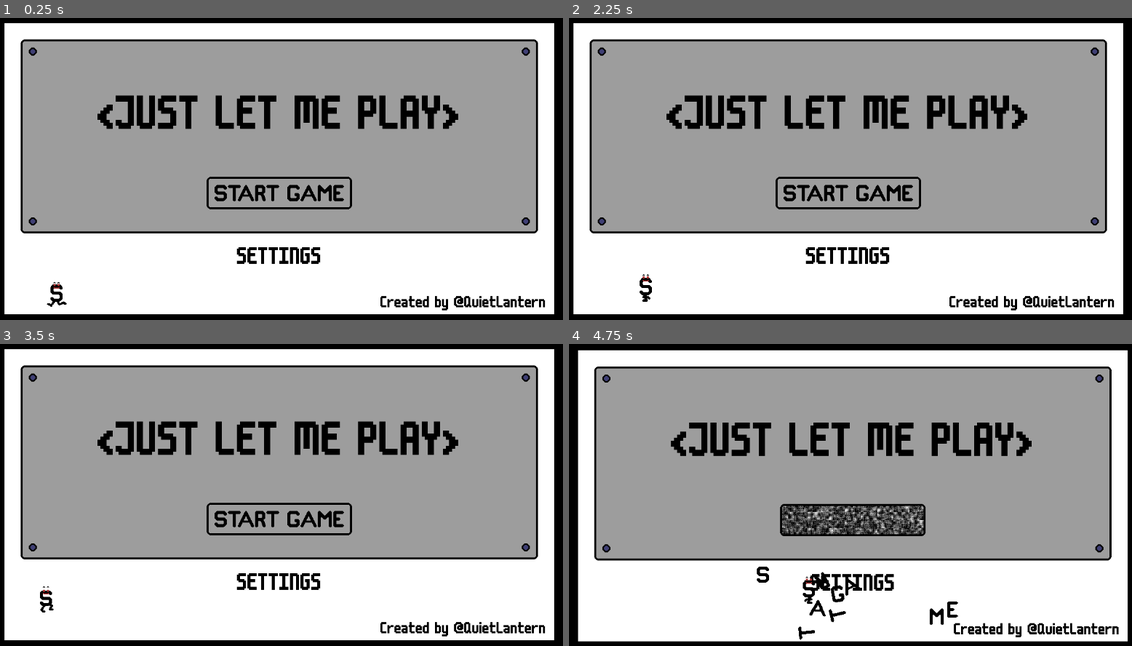
Above: before the commit, frames 1-4 (two rows, left to right).
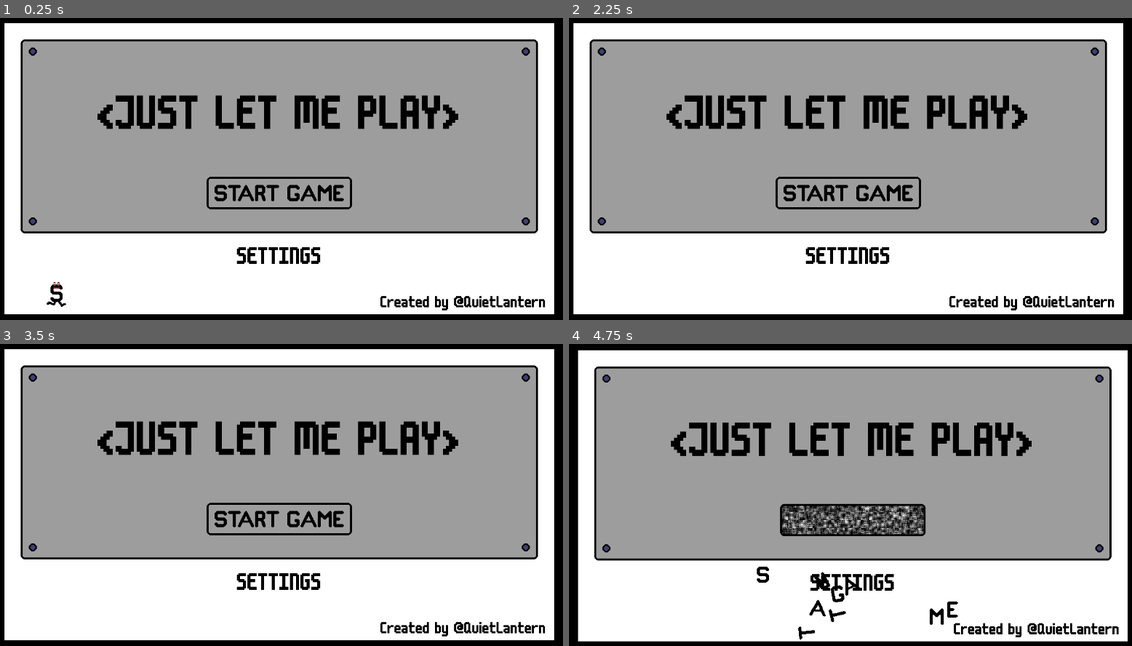
Above: after the commit, the same moments.

Repository: conor-wilson/secret-sapphire
Game: Godot game, scene res://scenes/main.tscn
Same seed, same stepped clock (60 frames per second), same inputs: the game is played once before the commit and once after it.
Inputs (mouse positions are in pixels of both pictures, inside the frame that each line leads up to):
- Up to frame 1 (0.25 s): no input
- Up to frame 2 (2.25 s): tap Enter (ui_accept) at 0.5, 0.6, 0.77, 1.07 s; move the mouse to (850, 135) at 0.52 s; hold Right (ui_right) 0.53-1.25 s; click (850, 135) at 0.67 s; click "SETTINGS" at 1.25 s; click "BACK" at 2 s
- Up to frame 3 (3.5 s): move the mouse to (281, 461) at 2.77 s; hold Right (ui_right) from 2.78 s (still down); click (281, 461) at 2.85 s; tap Enter (ui_accept) at 3.02, 3.05, 3.32 s
- Up to frame 4 (4.75 s): move the mouse to (850, 519) at 3.52 s; release Right (ui_right) at 3.53 s; hold Left (ui_left) 3.53-4.28 s; tap Enter (ui_accept) at 3.6, 4.52, 4.55 s; click (850, 519) at 3.67 s; move the mouse to (602, 377) at 4.27 s; hold Right (ui_right) from 4.28 s (still down); click (602, 377) at 4.35 s

The runs differ from the first frame. In frame 1, less than 0.1% of the frame differs, in the area x 8-12%, y 93-96%; in frame 2, 0.1%; in frame 3, 0.1%; in frame 4, 1.7%, in the area x 37-64%, y 53-87%.

Commit message:
Fixed up letter jump animation

Diff:
--- a/let-me-play/running_letter.gd
+++ b/let-me-play/running_letter.gd
@@ -2,7 +2,7 @@
 
 
 const SPEED = 300.0
-const JUMP_VELOCITY = -400.0
+const JUMP_VELOCITY = -600.0
 
 @export var direction:Vector2 = Vector2.RIGHT
 var activated:bool=false
@@ -25,7 +25,9 @@
 	#var direction := Input.get_axis("ui_left", "ui_right")
 	#if direction:
 	if activated:
+		_set_animation()
 		velocity.x = direction.x * SPEED
+		_check_apex()
 	#else:
 		#velocity.x = move_toward(velocity.x, 0, SPEED)
 
@@ -37,13 +39,11 @@
 		$ChangeDirTimer.start(randf_range(0.1, 1))
 		$JumpTimer.start(randf_range(0.1, 1))
 		activated = true
-		_set_animation()
 
 func _on_change_dir_timer_timeout() -> void:
 	if is_on_floor():
 		direction = direction*(-1)
 	$ChangeDirTimer.start(randf_range(0.1, 1))
-	_set_animation()
 
 func _on_jump_timer_timeout() -> void:
 	if is_on_floor():
@@ -52,6 +52,25 @@
 
 func _set_animation():
 	if direction == Vector2.RIGHT:
+		if !is_on_floor():
+			$AnimatedSprite2D.play("s-jumping_right")
 		$AnimatedSprite2D.play("s-running_right")
 	else:
+		if !is_on_floor():
+			$AnimatedSprite2D.play("s-jumping_left")
 		$AnimatedSprite2D.play("s-running_left")
+
+
+
+func _on_left_wall_detector_body_entered(body: Node2D) -> void:
+	direction = Vector2.RIGHT
+
+func _on_right_wall_detector_body_entered(body: Node2D) -> void:
+	direction = Vector2.LEFT
+
+
+func _check_apex():
+	if !is_on_floor() && velocity.y >= -0.01:
+
+		print("YO")
+		z_index = -100
--- a/let-me-play/scenes/running_letter.tscn
+++ b/let-me-play/scenes/running_letter.tscn
@@ -16,6 +16,22 @@
 "loop": true,
 "name": &"default",
 "speed": 5.0
+}, {
+"frames": [{
+"duration": 1.0,
+"texture": ExtResource("2_0503h")
+}],
+"loop": true,
+"name": &"s-jumping_left",
+"speed": 12.0
+}, {
+"frames": [{
+"duration": 1.0,
+"texture": ExtResource("6_bdtsu")
+}],
+"loop": true,
+"name": &"s-jumping_right",
+"speed": 12.0
 }, {
 "frames": [{
 "duration": 1.0,
@@ -56,13 +72,20 @@
 radius = 12.0
 height = 48.0
 
+[sub_resource type="RectangleShape2D" id="RectangleShape2D_irv2h"]
+size = Vector2(5, 20)
+
+[sub_resource type="RectangleShape2D" id="RectangleShape2D_5ug51"]
+size = Vector2(5, 20)
+
 [node name="RunningLetter" type="CharacterBody2D"]
 collision_layer = 32
 script = ExtResource("1_b1yc4")
 
 [node name="AnimatedSprite2D" type="AnimatedSprite2D" parent="."]
 sprite_frames = SubResource("SpriteFrames_knhoi")
-animation = &"s-running_left"
+animation = &"s-jumping_right"
+frame_progress = 0.95878
 
 [node name="CollisionShape2D" type="CollisionShape2D" parent="."]
 position = Vector2(0, 7)
@@ -73,5 +96,19 @@
 
 [node name="JumpTimer" type="Timer" parent="."]
 
+[node name="LeftWallDetector" type="Area2D" parent="."]
+
+[node name="CollisionShape2D" type="CollisionShape2D" parent="LeftWallDetector"]
+position = Vector2(-10.5, 0)
+shape = SubResource("RectangleShape2D_irv2h")
+
+[node name="RightWallDetector" type="Area2D" parent="."]
+
+[node name="CollisionShape2D" type="CollisionShape2D" parent="RightWallDetector"]
+position = Vector2(10.5, 0)
+shape = SubResource("RectangleShape2D_5ug51")
+
 [connection signal="timeout" from="ChangeDirTimer" to="." method="_on_change_dir_timer_timeout"]
 [connection signal="timeout" from="JumpTimer" to="." method="_on_jump_timer_timeout"]
+[connection signal="body_entered" from="LeftWallDetector" to="." method="_on_left_wall_detector_body_entered"]
+[connection signal="body_entered" from="RightWallDetector" to="." method="_on_right_wall_detector_body_entered"]
Not shown: 1 places in let-me-play/scenes/running_letter.tscn that only renumber resources
